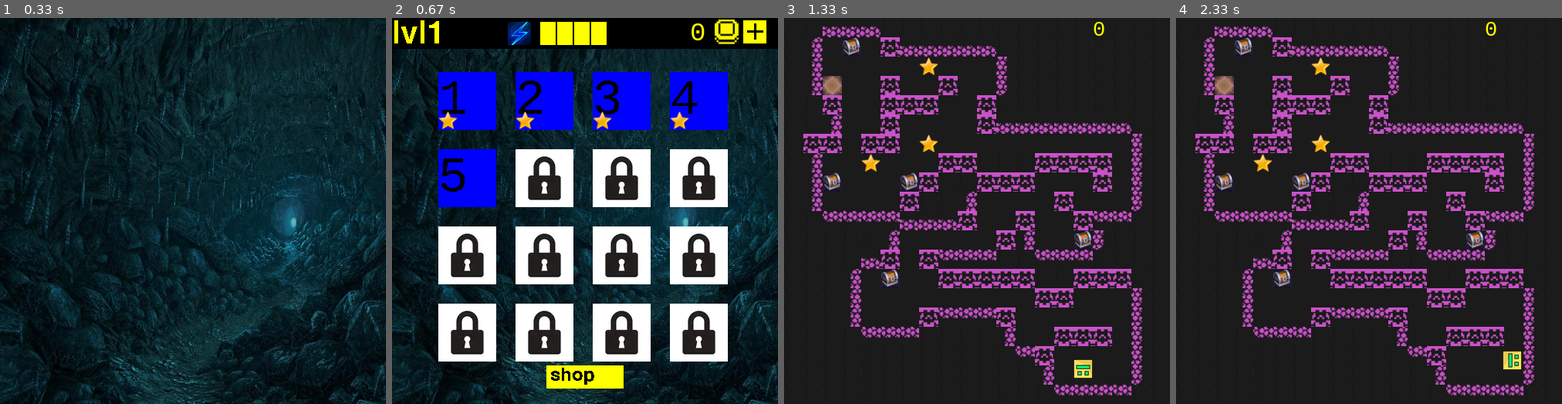
Above: before the commit, frames 1-4 (left to right).
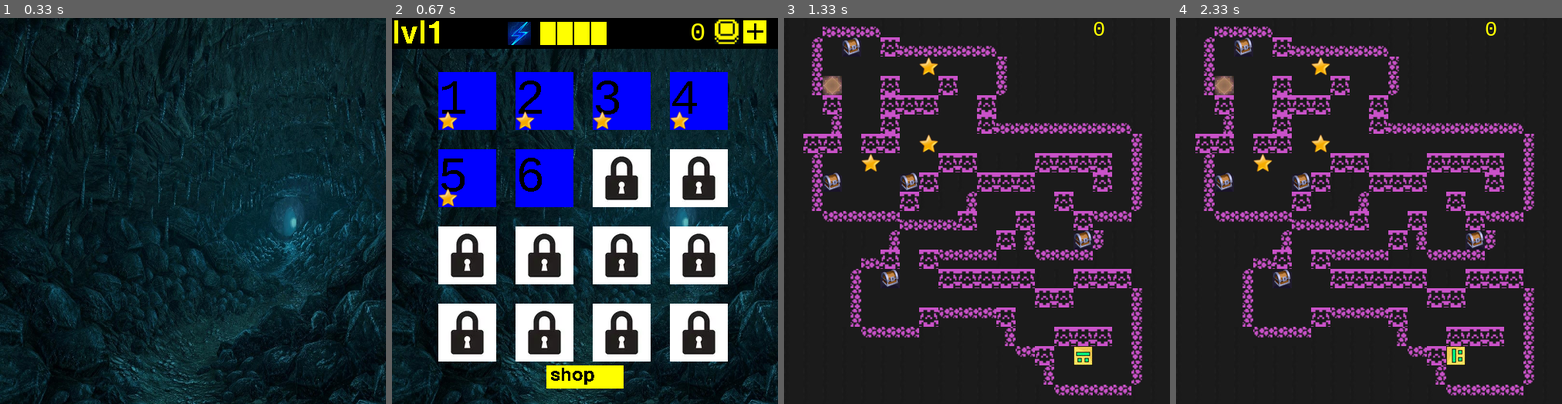
Above: after the commit, the same moments.

Repository: actggg/progect-PyGame
Game: pygame game, started from основа.py
The game is run twice, just before and just after one commit, with the same random seed, the same clock (stepped at 60 frames per second) and the same inputs.
Inputs:
- Up to frame 1 (0.33 s): no input
- Up to frame 2 (0.67 s): hold Right from 0.33 s (still down)
- Up to frame 3 (1.33 s): release Right at 0.8 s; click "1" at 0.88 s; hold Up from 1.17 s (still down)
- Up to frame 4 (2.33 s): release Up at 1.47 s; hold Right 1.5-1.97 s; hold Left from 2 s (still down)

Frame 1 is identical in both runs. In frame 2, 2.4% of the frame differs, in the area x 12-47%, y 34-49%; in frame 3, 0.4%; in frame 4, 0.5%.

Commit message:
подземелья попытка 19

Diff:
--- a/основа.py
+++ b/основа.py
@@ -133,11 +133,8 @@
         self.pos = (pos_x, pos_y)
 
     def go(self, x, y):
-        if self.pos != (self.rect.x // tile_width, self.rect.y // tile_height):
-            self.pos = (self.rect.x // tile_width, self.rect.y // tile_height)
-        else:
-            self.rect.x += x
-            self.rect.y += y
+        self.rect.x += x
+        self.rect.y += y
 
     def right(self):
         self.image = player_image
@@ -312,7 +309,6 @@
     level_map = load_level(map)
     font = pygame.font.SysFont('Consolas', 30)
     player, level_x, level_y = generate_level(load_level(map))
-    # doors = AnimatedSprite(load_image("дверь.png", 'white'), 6, 1, 150, 150)
     screen.fill('black')
     running = True
     fps = 60
@@ -336,8 +332,11 @@
                 for coord_x in range(level_x):
                     if level_map[coord_y][coord_x] == '1':
                         if coord_y != y or coord_x != x:
-                            player.go(coord_x, coord_y)
-                            return coord_x, coord_y
+                            return 25 * (coord_x + 1), 25 * coord_y
+    def check_move():
+        if not go_up and not go_down and not go_right and not go_left:
+            return True
+        return False
     def give_money():
         global money
         star = 0
@@ -348,10 +347,10 @@
                 money += pygame.sprite.spritecollideany(player, money_group).price
             pygame.sprite.spritecollideany(player, money_group).kill()
         return star
-    go_up = 0
-    go_down = 0
-    go_right = 0
-    go_left = 0
+    go_up = False
+    go_down = False
+    go_right = False
+    go_left = False
     count = 0
     while running:
         for event in pygame.event.get():
@@ -361,41 +360,27 @@
                 x, y = player.pos
                 if event.key == pygame.K_UP:
                     if y > 0 and level_map[y - 1][x] not in 'ad#ws':
-                        stop_move = False
-                        while level_map[y - 1][x] not in 'ad#ws' and not stop_move:
-                            x, y = x, y - 1
+                        x, y = x, y - 1
+                        if check_move():
                             go_up = True
                             player.up()
-                            star += give_money()
-                            if level_map[y][x] in 'ftgh*' or pygame.sprite.spritecollideany(player, monster_group):
-                                game_over(0.5)
-                                return 0
-                            if pygame.sprite.spritecollideany(player, door_group):
-                                pygame.sprite.spritecollideany(player, door_group).kill()
-                                game_over(1, star)
-                                return 0
-                            if teleport(x, y):
-                                player.go(*teleport(x, y))
-                                stop_move = True
                 if event.key == pygame.K_DOWN:
                     if y < level_y - 1 and level_map[y + 1][x] not in 'ad#ws':
-                        stop_move = False
-                        while level_map[y + 1][x] not in 'ad#ws' and not stop_move:
-                            x, y = x, y + 1
+                        x, y = x, y + 1
+                        if check_move():
                             go_down = True
                             player.image = player_image
                 if event.key == pygame.K_LEFT:
                     if x > 0 and level_map[y][x - 1] not in 'ad#ws':
-                        stop_move = False
-                        while level_map[y][x - 1] not in 'ad#ws' and not stop_move:
-                            x, y = x - 1, y
+                        print(1)
+                        x, y = x - 1, y
+                        if check_move():
                             go_left = True
                             player.left()
                 if event.key == pygame.K_RIGHT:
                     if x < level_x - 1 and level_map[y][x + 1] not in 'ad#ws':
-                        stop_move = False
-                        while level_map[y][x + 1] not in 'ad#ws' and not stop_move:
-                            x, y = x + 1, y
+                        x, y = x + 1, y
+                        if check_move():
                             go_right = True
                             player.right()
         if pygame.sprite.spritecollideany(player, monster_group):
@@ -403,66 +388,115 @@
             return 0
         x, y = player.pos
         if go_right:
-            if level_map[y][x + 1] in 'ad#ws':
-                go_right = False
-            star += give_money()
-            if level_map[y][x] in 'ftgh*' or pygame.sprite.spritecollideany(player, monster_group):
-                game_over(0.5)
-                return 0
-            if pygame.sprite.spritecollideany(player, door_group):
-                pygame.sprite.spritecollideany(player, door_group).kill()
-                game_over(1, star)
-                return 0
-            if teleport(x, y):
-                player.go(*teleport(x, y))
-                stop_move = True
-            player.go(1, 0)
-        elif go_left:
-            if level_map[y][x] in 'ad#ws':
-                go_left = False
-            star += give_money()
-            if level_map[y][x] in 'ftgh*' or pygame.sprite.spritecollideany(player, monster_group):
-                game_over(0.5)
-                return 0
-            if pygame.sprite.spritecollideany(player, door_group):
-                pygame.sprite.spritecollideany(player, door_group).kill()
-                game_over(1, star)
-                return 0
-            if teleport(x, y):
-                player.go(*teleport(x, y))
-                stop_move = True
-            player.go(-1, 0)
-        elif go_up:
-            if level_map[y][x] in 'ad#ws':
-                go_up = False
-            star += give_money()
-            if level_map[y][x] in 'ftgh*' or pygame.sprite.spritecollideany(player, monster_group):
-                game_over(0.5)
-                return 0
-            if pygame.sprite.spritecollideany(player, door_group):
-                pygame.sprite.spritecollideany(player, door_group).kill()
-                game_over(1, star)
-                return 0
-            if teleport(x, y):
-                player.go(*teleport(x, y))
-                stop_move = True
-            player.go(0, -1)
+            x, y = player.pos
+            if count == 25:
+                count = 0
+                player.pos = (player.rect.x // tile_width, player.rect.y // tile_height)
+                if level_map[y][x + 2] in 'ad#ws':
+                    go_right = False
+                if teleport(x, y):
+                    player.rect.x, player.rect.y = teleport(x, y)
+                    player.pos = (player.rect.x // tile_width, player.rect.y // tile_height)
+                    go_right = False
+            else:
+                count += 5
+                star += give_money()
+                if level_map[y][x + 1] in 'ftgh*' or pygame.sprite.spritecollideany(player, monster_group):
+                    game_over(0.5)
+                    return 0
+                if pygame.sprite.spritecollideany(player, door_group):
+                    pygame.sprite.spritecollideany(player, door_group).kill()
+                    game_over(1, star)
+                    return 0
+                player.go(5, 0)
+                if teleport(x, y):
+                    player.rect.x, player.rect.y = teleport(x, y)
+                    count = 0
+                    player.pos = (player.rect.x // tile_width, player.rect.y // tile_height)
+                    go_right = False
+
+            x, y = player.pos
+            print(player.rect.x, player.rect.y, player.pos, y, x)
+        if go_left:
+            if count == 25:
+                count = 0
+                player.pos = (player.rect.x // tile_width, player.pos[1])
+                if level_map[y][x - 2] in 'ad#ws':
+                    go_left = False
+                if teleport(x, y):
+                    player.rect.x, player.rect.y = teleport(x, y)
+                    player.pos = (player.rect.x // tile_width, player.rect.y // tile_height)
+                    go_right = False
+            else:
+                count += 5
+                star += give_money()
+                if level_map[y][x] in 'ftgh*' or pygame.sprite.spritecollideany(player, monster_group):
+                    game_over(0.5)
+                    return 0
+                if pygame.sprite.spritecollideany(player, door_group):
+                    pygame.sprite.spritecollideany(player, door_group).kill()
+                    game_over(1, star)
+                    return 0
+                player.go(-5, 0)
+                if teleport(x, y):
+                    player.rect.x, player.rect.y = teleport(x, y)
+                    count = 0
+                    player.pos = (player.rect.x // tile_width, player.rect.y // tile_height)
+                    go_left = False
+            x, y = player.pos
+            print(player.rect.x, player.rect.y, player.pos, y, x)
+        if go_up:
+            if count == 25:
+                count = 0
+                player.pos = (player.rect.x // tile_width, player.rect.y // tile_height)
+                if level_map[y - 2][x] in 'ad#ws':
+                    go_up = False
+            else:
+                count += 5
+                star += give_money()
+                if level_map[y][x] in 'ftgh*' or pygame.sprite.spritecollideany(player, monster_group):
+                    game_over(0.5)
+                    return 0
+                if pygame.sprite.spritecollideany(player, door_group):
+                    pygame.sprite.spritecollideany(player, door_group).kill()
+                    game_over(1, star)
+                    return 0
+                player.go(0, -5)
+                if teleport(x, y):
+                    player.rect.x, player.rect.y = teleport(x, y)
+                    count = 0
+                    player.pos = (player.rect.x // tile_width, player.rect.y // tile_height)
+                    go_up = False
+            x, y = player.pos
+            print(player.rect.x, player.rect.y, player.pos, y, x)
         elif go_down:
-            if level_map[y + 1][x] in 'ad#ws':
-                go_down = False
-            star += give_money()
-            if level_map[y][x] in 'ftgh*' or pygame.sprite.spritecollideany(player, monster_group):
-                game_over(0.5)
-                return 0
-            if pygame.sprite.spritecollideany(player, door_group):
-                pygame.sprite.spritecollideany(player, door_group).kill()
-                game_over(1, star)
-                return 0
-            if teleport(x, y):
-                player.go(*teleport(x, y))
-                stop_move = True
-            player.go(0, 1)
-        print(player.rect.x)
+            if count == 25:
+                count = 0
+                player.pos = (player.rect.x // tile_width, player.rect.y // tile_height)
+                if level_map[y + 2][x] in 'ad#ws':
+                    go_down = False
+            else:
+                count += 5
+                star += give_money()
+                if level_map[y][x] in 'ftgh*' or pygame.sprite.spritecollideany(player, monster_group):
+                    game_over(0.5)
+                    return 0
+                if pygame.sprite.spritecollideany(player, door_group):
+                    pygame.sprite.spritecollideany(player, door_group).kill()
+                    game_over(1, star)
+                    return 0
+                player.go(0, 5)
+                if teleport(x, y):
+                    player.rect.x, player.rect.y = teleport(x, y)
+                    count = 0
+                    player.pos = (player.rect.x // tile_width, player.rect.y // tile_height)
+                    go_down = False
+            x, y = player.pos
+            print(player.rect.x, player.rect.y, player.pos, y, x)
+        if teleport(x, y):
+            player.rect.x, player.rect.y = teleport(x, y)
+            player.pos = (player.rect.x // tile_width, player.rect.y // tile_height)
+            go_right, go_down, go_left, go_up = False, False, False, False
         door_group.update()
         monster_group.update()
         laser_group.update()
@@ -478,7 +512,7 @@
     pygame.quit()
 
 stars = {'map1': 1, 'map2': 1, 'map3': 1, 'map4': 1,
-         'map5': 0, 'map6': 0, 'map7': 0, 'map8': 0,
+         'map5': 1, 'map6': 0, 'map7': 0, 'map8': 0,
          'map9': 0, 'map10': 0, 'map11': 0, 'map12': 0,
          'map13': 0, 'map14': 0, 'map15': 0, 'map16': 0, 'map0': 3
          }
--- a/ракеты.py
+++ b/ракеты.py
@@ -1,63 +1 @@
-import sys
-import pygame
-import os
-
-
-def load_image(name, colorkey=None):
-    fullname = os.path.join('pillow', name)
-    if not os.path.isfile(fullname):
-        print(f'Файл {fullname}, не найден')
-        sys.exit()
-    image = pygame.image.load(fullname)
-    if colorkey is None:
-        image = image.convert_alpha()
-    elif colorkey == -1:
-        image.set_colorkey(image.get_at((0, 0)))
-    else:
-        image.set_colorkey(colorkey)
-    return image
-
-
-
-
-pygame.init()
-size = width, height = 900, 600
-screen = pygame.display.set_mode(size)
-red_rocket = load_image('новая_ракета.DNOoL.png', colorkey=(255, 255, 255))
-blue_rocket = load_image('синяя_ракета_без_фона.YwOeA.png', colorkey=(255, 255, 255))
-red_NLO = load_image('красная тарелка.jpg')
-rect = red_rocket.get_rect()
-clock = pygame.time.Clock()
-running = True
-direction = 'number_1'
-fps = 200
-count = 0
-while running:
-    for event in pygame.event.get():
-        if event.type == pygame.QUIT:
-            running = False
-        if event.type == pygame.KEYDOWN:
-            if event.key == pygame.K_a:
-
-
-    screen.fill((0, 20, 30))
-    pygame.draw.rect(screen, 'gray', (0, height - 100, width, 100))
-    pygame.draw.rect(screen, 'red', (20, height - 80, 130, 60))
-    pygame.draw.rect(screen, 'blue', (width - 150, height - 80, 130, 60))
-    font = pygame.font.Font(None, 60)
-    screen.blit(font.render('A', False, 'black'), (70, height - 75))
-    screen.blit(font.render('L', False, 'black'), (805, height - 75))
-    if count == width - (30 + rect.width):
-        direction = 'number_2'
-    if count == 30:
-        direction = 'number_1'
-    if direction == 'number_1':
-        count += 1
-    else:
-        count -= 1
-    screen.blit(red_rocket, (0 + count, 360))
-    screen.blit(red_NLO, (0 + count * 3, 180))
-    screen.blit(blue_rocket, (width - rect.width - count, 10))
-    pygame.display.flip()
-    clock.tick(fps)
-pygame.quit()
+print(125 // 25)
Not shown, changed: lvls/map3
Not shown, changed: lvls/map6
